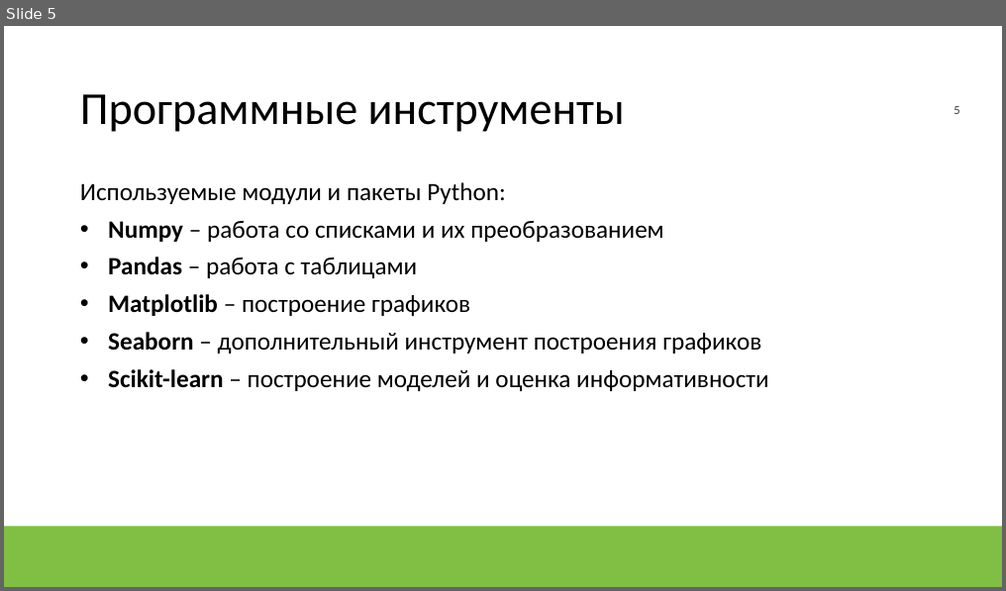
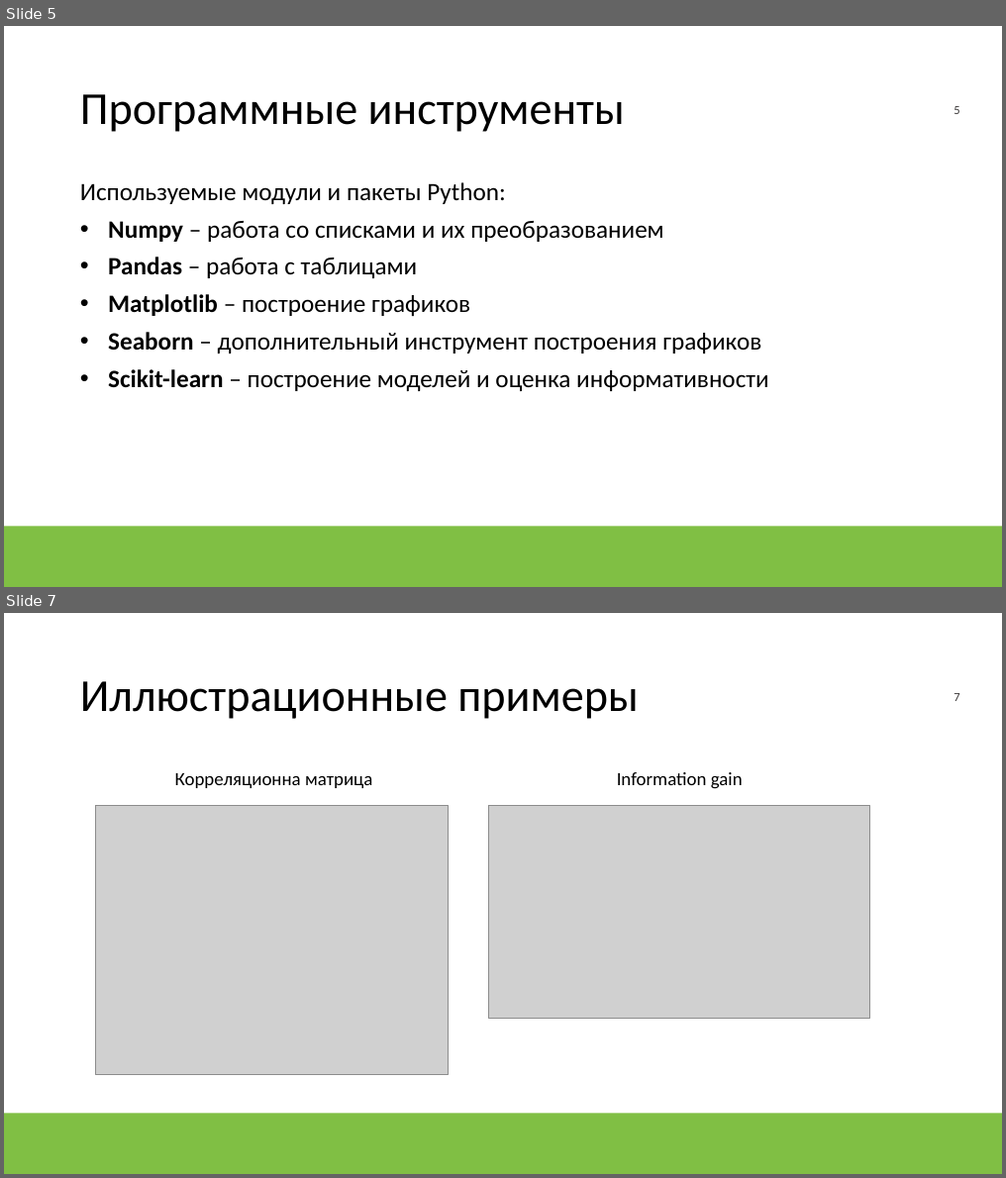
Before and after one commit to NLZer0/YIRS, a slide deck: Презентация.pptx. Shown one above the other, each under a label of ours: slide 5 before the commit, slides 5 and 7 after it; the slides between them are not shown. The pictures are 1006x591 and 1006x1178 pixels, drawn with LibreOffice and Linux fonts; fonts in the diff are those of the drawing; grey boxes stand for pictures; background and template pictures are left out. Boxes give left, top, right and bottom in pixels: in the first picture for what was removed or moved away, otherwise in the second. Text is boxed around its words. In the diff, an @@ line names an element or a change of style, - is before the commit and + after.

```diff
--- a/Презентация.pptx
+++ b/Презентация.pptx
@@ slide 7 added at <box>4,613,1002,1174</box>, background #FFFFFF; not listed: 1 template element that a slide beside it also shows @@
@@ title added at <box>80,681,638,719</box>, 44 pt, text #000000 @@
+Иллюстрационные примеры
@@ text added at <box>175,773,372,788</box>, 18 pt, text #000000 @@
+Корреляционна матрица
@@ text added at <box>617,772,743,789</box>, 18 pt, text #000000 @@
+Information gain
@@ picture added at <box>95,805,448,1075</box> @@
@@ picture added at <box>488,805,869,1019</box> @@
@@ rectangle added at <box>4,1114,1002,1174</box>, fill #80BF44 @@
```
Also in this commit, not shown: 3 other slides added, 1 slide removed, 3 other files.
